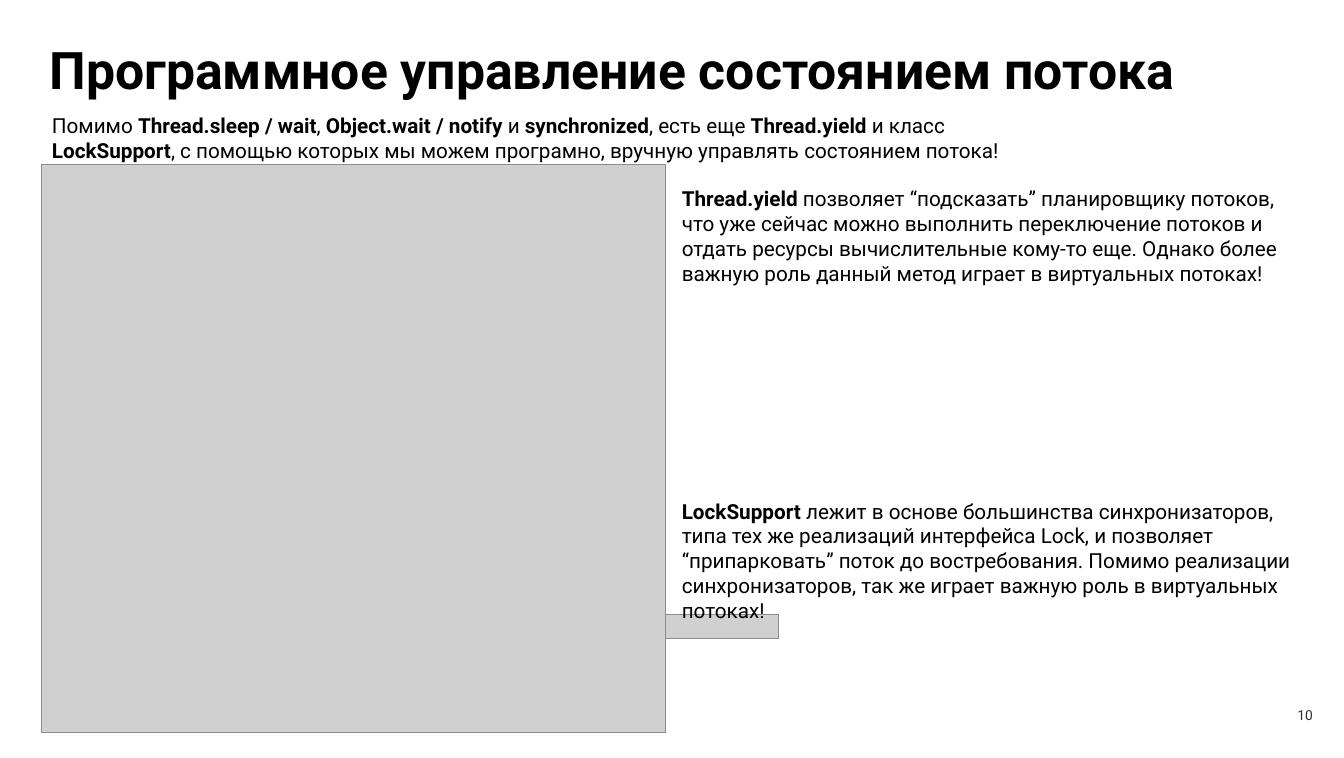
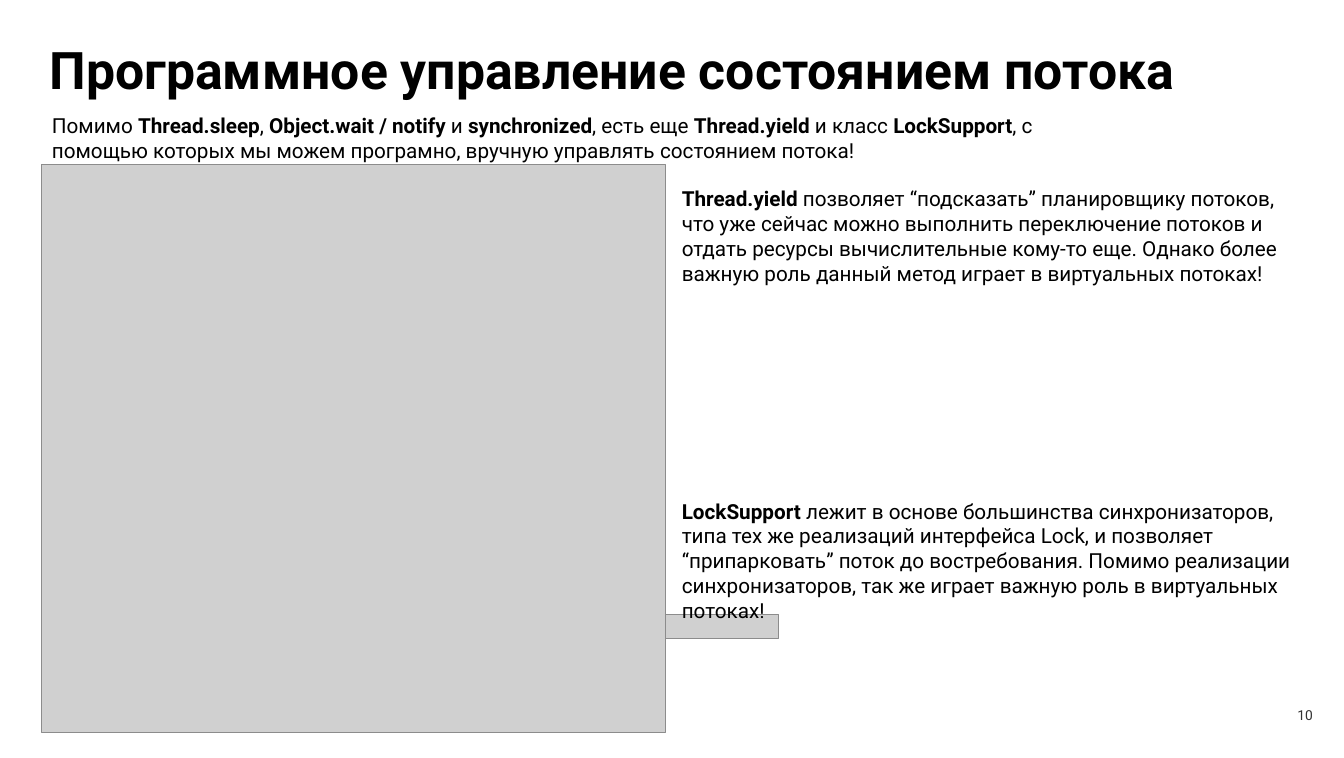
Before and after one commit to LilZaChill/market-pulse-ustinov, a slide deck: slide 10 of advanced/docs/seminar10/Семинар 10.pptx. Drawn at 1344x758 pixels with LibreOffice and Linux fonts; fonts in the diff are those of the drawing; grey boxes stand for pictures. Boxes give left, top, right and bottom in pixels: in the first picture for what was removed or moved away, otherwise in the second. Text is boxed around its words. In the diff, an @@ line names an element or a change of style, - is before the commit and + after.

```diff
--- a/advanced/docs/seminar10/Семинар 10.pptx
+++ b/advanced/docs/seminar10/Семинар 10.pptx
@@ text at bbox=[52, 117, 1033, 163]: text changed @@
-Помимо Thread.sleep / wait, Object.wait / notify и synchronized, есть еще Thread.yield и класс LockSupport, с помощью которых мы можем програмно, вручную управлять состоянием потока!
+Помимо Thread.sleep, Object.wait / notify и synchronized, есть еще Thread.yield и класс LockSupport, с помощью которых мы можем програмно, вручную управлять состоянием потока!
```
Also in this commit, not shown: 4 other slides changed, 1 slide removed.
